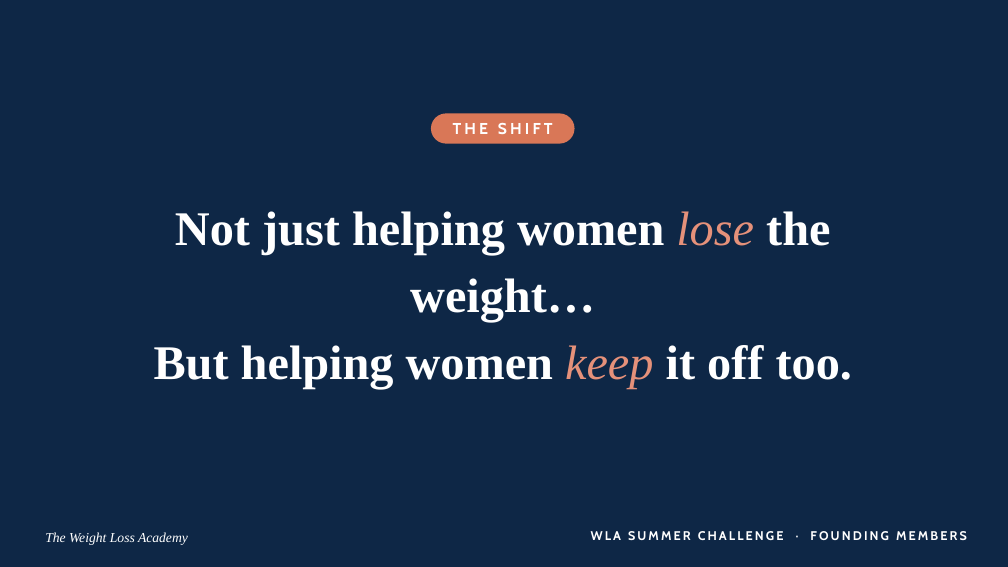
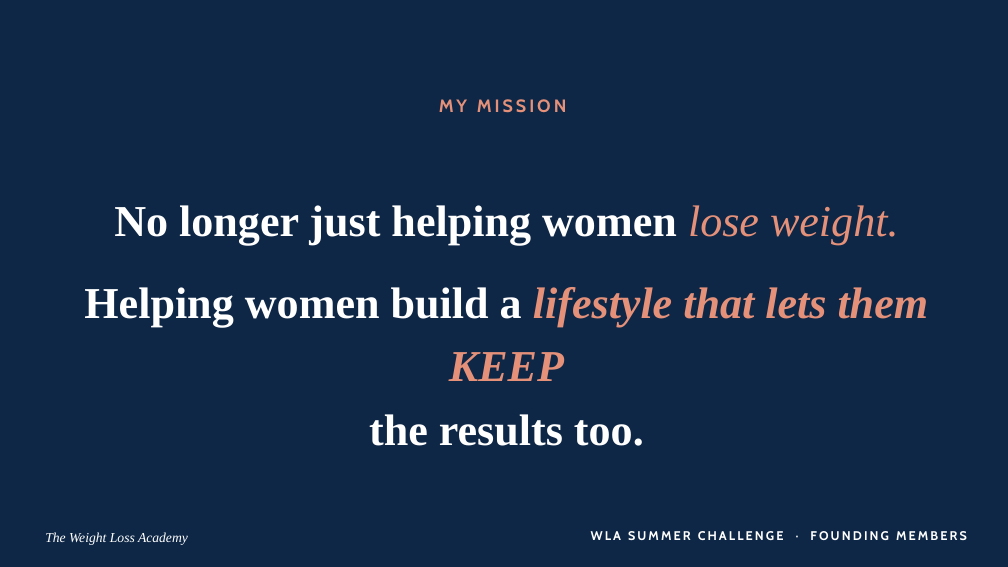
Before and after one commit to WeAreWLA/21-day-reset, a slide deck: slide 9 of wla-founding-members-launch.pptx. Drawn at 1008x567 pixels with LibreOffice and Linux fonts; fonts in the diff are those of the drawing. Boxes give left, top, right and bottom in pixels: in the first picture for what was removed or moved away, otherwise in the second. Text is boxed around its words. In the diff, an @@ line names an element or a change of style, - is before the commit and + after.

```diff
--- a/wla-founding-members-launch.pptx
+++ b/wla-founding-members-launch.pptx
@@ rounded rectangle removed at box(431, 113, 575, 144) @@
-THE SHIFT
@@ text added at box(439, 99, 566, 113), 17 pt, text #E5917A, bold @@
+MY MISSION
@@ text at box(84, 205, 929, 446): text changed; size 46 to 42 pt @@
-Not just helping women lose the weight…
-But helping women keep it off too.
+No longer just helping women lose weight.
+Helping women build a lifestyle that lets them KEEP
+the results too.
```
Also in this commit, not shown: 9 other slides changed, 12 slides added, 17 slides removed, 1 other file.
